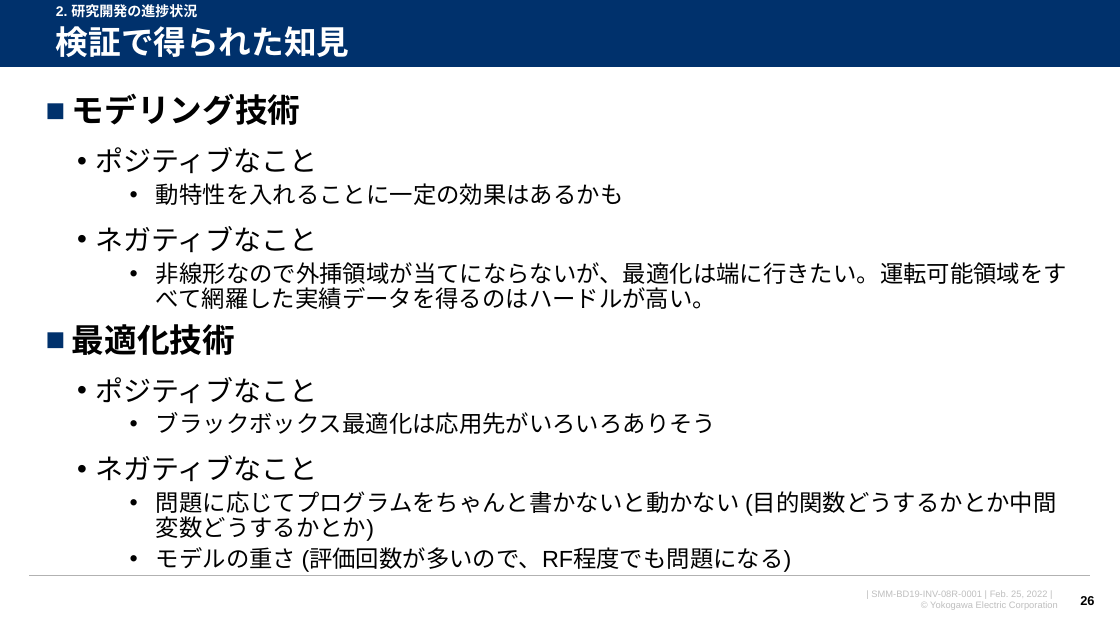
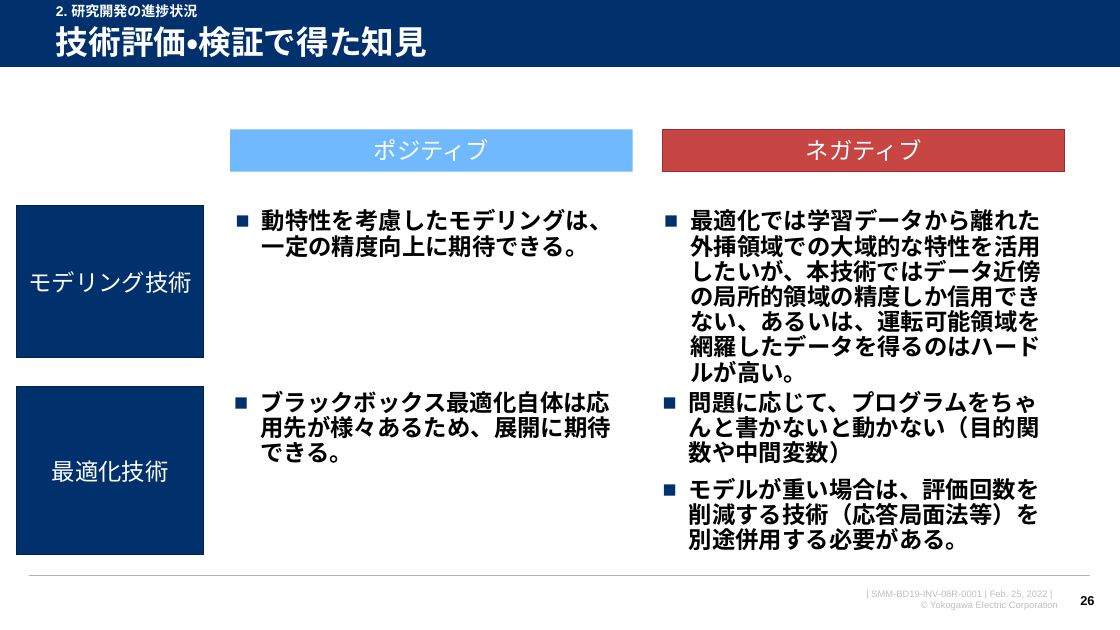
Before and after one commit to watarukumagai-git/opt, a slide deck: slide 26 of SoS/20231201_連携最適_LR2資料_kuma.pptx. Drawn at 1120x630 pixels with LibreOffice and Linux fonts; fonts in the diff are those of the drawing; background and template pictures are left out. Boxes give left, top, right and bottom in pixels: in the first picture for what was removed or moved away, otherwise in the second. Text is boxed around its words. In the diff, an @@ line names an element or a change of style, - is before the commit and + after.

```diff
--- a/SoS/20231201_連携最適_LR2資料_kuma.pptx
+++ b/SoS/20231201_連携最適_LR2資料_kuma.pptx
@@ title at (x1=56, y1=26, x2=427, y2=57): text changed @@
-検証で得られた知見
+技術評価・検証で得た知見
@@ text removed at (x1=72, y1=93, x2=1067, y2=572) @@
-■ モデリング技術
-  • ポジティブなこと
-    • 動特性を入れることに一定の効果はあるかも
-  • ネガティブなこと
-    • 非線形なので外挿領域が当てにならないが、最適化は端に行きたい。運転可能領域をすべて網羅した実績データを得るのはハードルが高い。
-■ 最適化技術
-  • ポジティブなこと
-    • ブラックボックス最適化は応用先がいろいろありそう
-  • ネガティブなこと
-    • 問題に応じてプログラムをちゃんと書かないと動かない (目的関数どうするかとか中間変数どうするかとか)
-    • モデルの重さ (評価回数が多いので、RF程度でも問題になる)
@@ rectangle added at (x1=230, y1=129, x2=633, y2=171), fill #71B9FF, 20 pt, text #FFFFFF @@
+ポジティブ
@@ rectangle added at (x1=663, y1=129, x2=1065, y2=171), fill #C74643, outline #9A302E 1 pt, 20 pt, text #FFFFFF @@
+ネガティブ
@@ rectangle added at (x1=17, y1=206, x2=204, y2=358), fill #00316C, outline #002450 1 pt, 20 pt, text #FFFFFF @@
+モデリング技術
@@ text added at (x1=262, y1=209, x2=613, y2=257), 20 pt, text #000000, bold @@
+■ 動特性を考慮したモデリングは、一定の精度向上に期待できる。
@@ text added at (x1=690, y1=209, x2=1041, y2=383), 20 pt, text #000000, bold @@
+■ 最適化では学習データから離れた外挿領域での大域的な特性を活用したいが、本技術ではデータ近傍の局所的領域の精度しか信用できない、あるいは、運転可能領域を網羅したデータを得るのはハードルが高い。
@@ rectangle added at (x1=17, y1=386, x2=204, y2=555), fill #00316C, outline #002450 1 pt, 20 pt, text #FFFFFF @@
+最適化技術
@@ text added at (x1=260, y1=391, x2=611, y2=463), 20 pt, text #000000, bold @@
+■ ブラックボックス最適化自体は応用先が様々あるため、展開に期待できる。
@@ text added at (x1=689, y1=391, x2=1040, y2=550), 20 pt, text #000000, bold @@
+■ 問題に応じて、プログラムをちゃんと書かないと動かない（目的関数や中間変数）
+■ モデルが重い場合は、評価回数を削減する技術（応答局面法等）を別途併用する必要がある。
```
Also in this commit, not shown: 1 other slide changed, 1 slide added.
